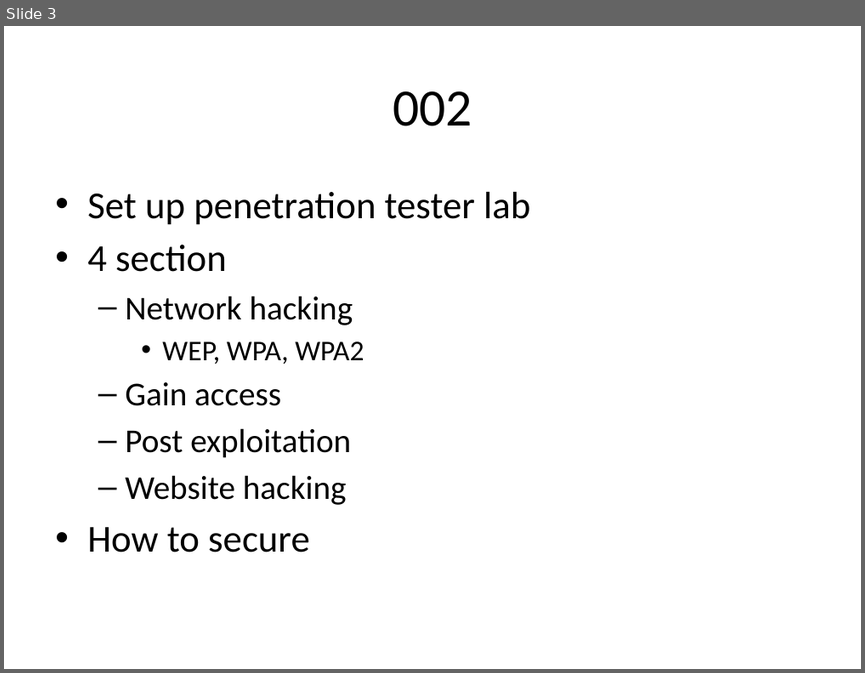
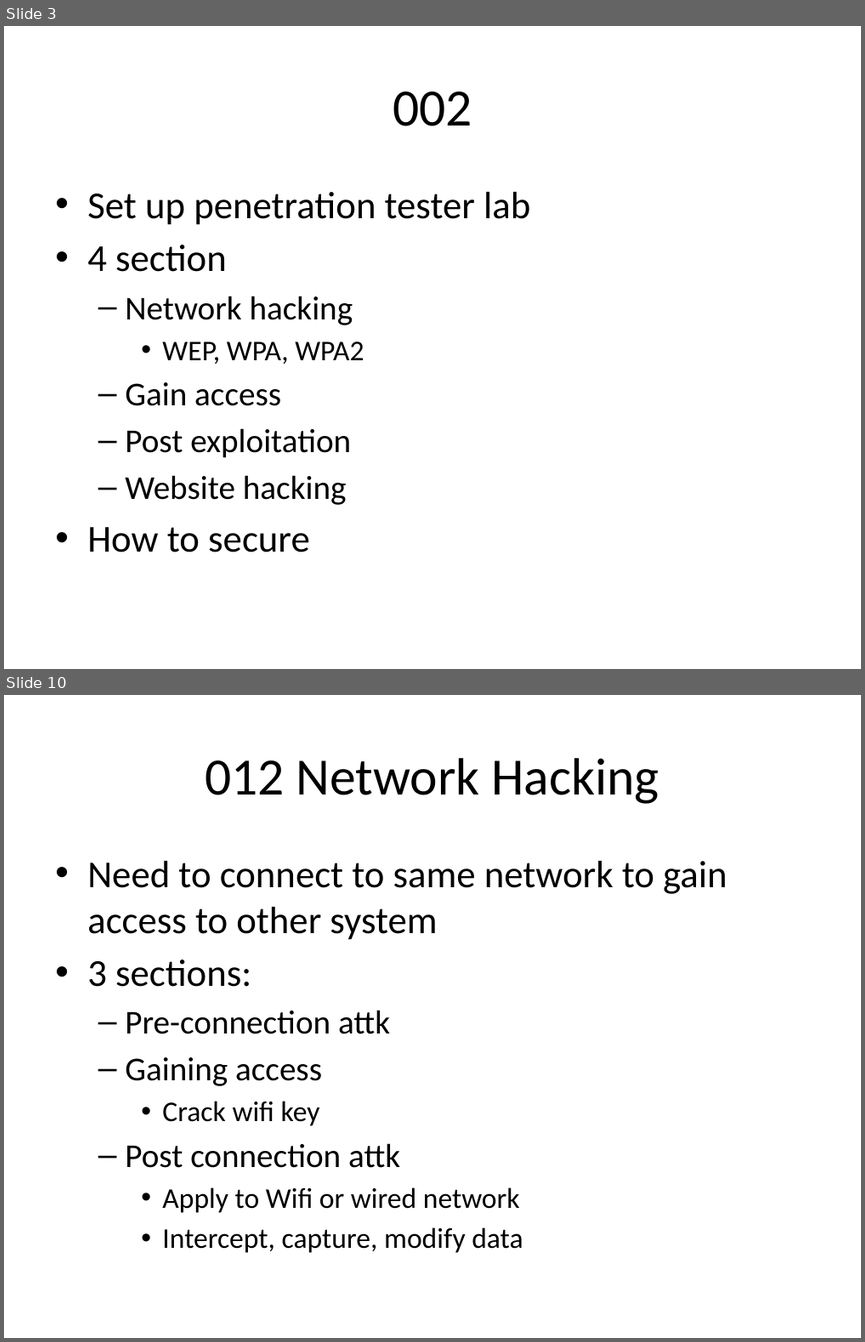
Before and after one commit to kindaichinisan/ethical_hacking, a slide deck: Ethical hacking.pptx. Shown one above the other, each under a label of ours: slide 3 before the commit, slides 3 and 10 after it; the slides between them are not shown. The pictures are 865x673 and 865x1342 pixels, drawn with LibreOffice and Linux fonts; fonts in the diff are those of the drawing. Boxes give left, top, right and bottom in pixels: in the first picture for what was removed or moved away, otherwise in the second. Text is boxed around its words. In the diff, an @@ line names an element or a change of style, - is before the commit and + after.

```diff
--- a/Ethical hacking.pptx
+++ b/Ethical hacking.pptx
@@ slide 10 added at bbox=[4, 695, 861, 1338], background #FFFFFF @@
@@ title added at bbox=[205, 758, 659, 804], 44 pt, text #000000 @@
+012 Network Hacking
@@ text added at bbox=[87, 861, 727, 1253], 24 pt, text #000000 @@
+• Need to connect to same network to gain access to other system
+• 3 sections:
+  – Pre-connection attk
+  – Gaining access
+    • Crack wifi key
+  – Post connection attk
+    • Apply to Wifi or wired network
+    • Intercept, capture, modify data
```
Also in this commit, not shown: 11 other slides added, 29 other files.
